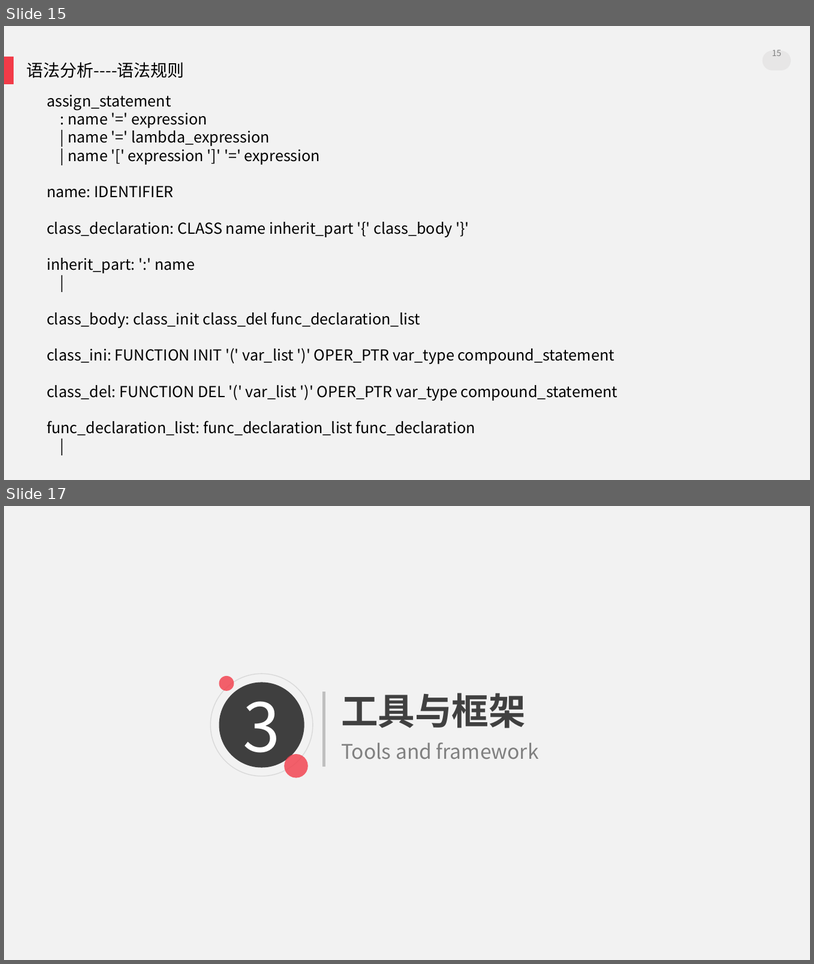
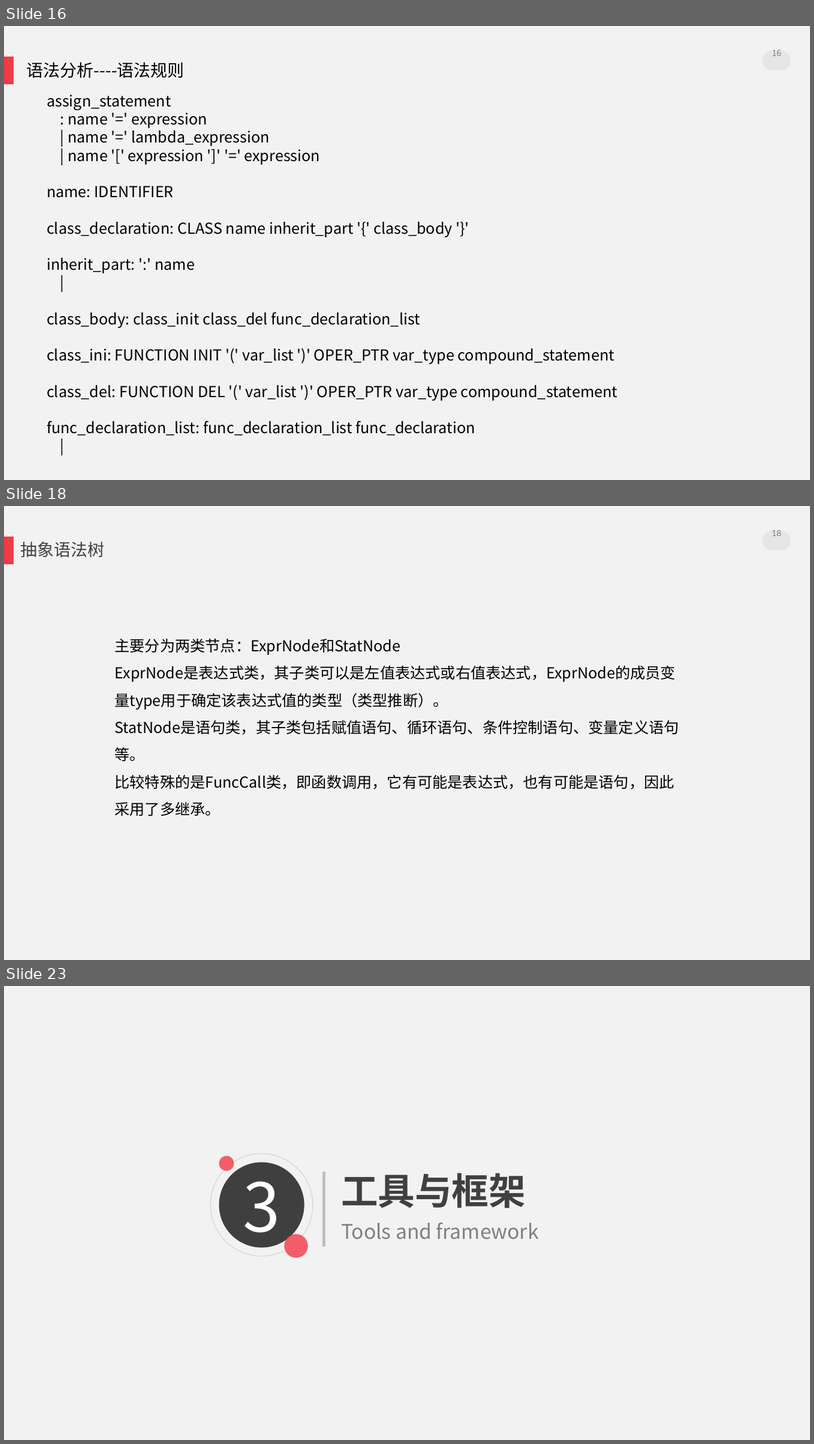
Before and after one commit to Skyminers/SkyCompiler, a slide deck: doc/SkyCompiler.pptx. Shown one above the other, each under a label of ours: slides 15 and 17 before the commit, slides 16, 18 and 23 after it; the slides between them are not shown. The pictures are 814x964 and 814x1444 pixels, drawn with LibreOffice and Linux fonts; fonts in the diff are those of the drawing. Boxes give left, top, right and bottom in pixels: in the first picture for what was removed or moved away, otherwise in the second. Text is boxed around its words. In the diff, an @@ line names an element or a change of style, - is before the commit and + after.

```diff
--- a/doc/SkyCompiler.pptx
+++ b/doc/SkyCompiler.pptx
@@ slide 18 added at [4, 506, 810, 960], background #F2F2F2; not listed: 2 template elements that a slide beside it also shows @@
@@ text added at [21, 541, 105, 558], 20 pt, text #404040 @@
+抽象语法树
@@ page number added at [772, 530, 782, 536], 10 pt, text #808080 @@
+18
@@ text added at [115, 638, 680, 816], 18 pt, text #000000 @@
+主要分为两类节点：ExprNode和StatNode
+ExprNode是表达式类，其子类可以是左值表达式或右值表达式，ExprNode的成员变量type用于确定该表达式值的类型（类型推断）。
+StatNode是语句类，其子类包括赋值语句、循环语句、条件控制语句、变量定义语句等。
+比较特殊的是FuncCall类，即函数调用，它有可能是表达式，也有可能是语句，因此采用了多继承。
@@ what was slide 15 is now slide 16 @@
@@ what was slide 17 is now slide 23 @@
```
Also in this commit, not shown: 8 slides changed, 7 other slides added.
